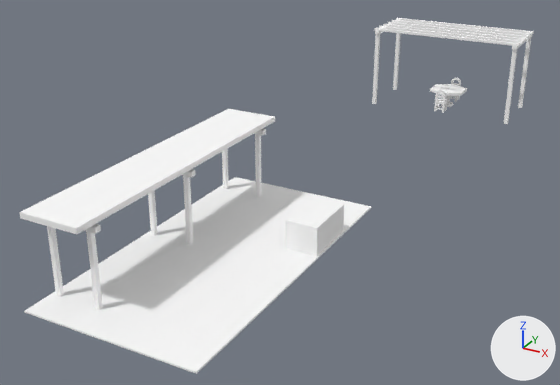
What one commit did to the OBJ model Games/GuruttoWorld/Assets/Models/StreetJourney/Baked/Block-1-4.obj.
Before and after are seen from a 50 mm camera at (7.7, 21.5, 11.2) aimed at (-4.0, 42.9, 0.5). The axes (+X, +Y, +Z) are drawn at lower right. The lights are the same throughout. The older version comes first. Where no turn or scale is listed for an object, it has been applied to the vertices. Vertices at exactly the same position are counted once.

Names of what the first picture shows: 'Block-1-4'.
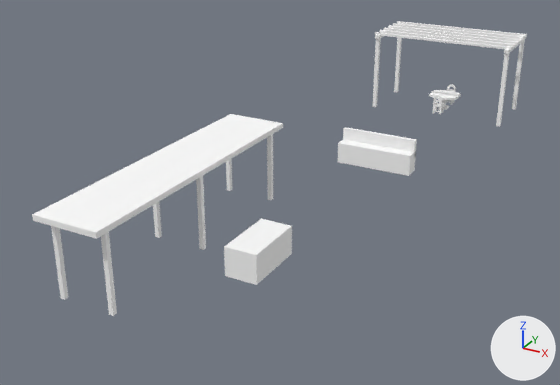
What differs and where, as boxes (x1, y1, x2, y2) in the pictures (560 x 385 px; the box of a moved part takes in the faces that stretch with it):
'Block-1-4', reshaped (17% shorter)
    before: (19, 18, 534, 374)
    after: (32, 21, 527, 316)
part 1 of me_block_1_4, added
    after: (32, 114, 283, 239)
part 2 of me_block_1_4, moved or reshaped
    before: (86, 231, 103, 310)
    after: (101, 232, 117, 316)
part 3 of me_block_1_4, moved or reshaped
    before: (183, 176, 193, 245)
    after: (196, 176, 206, 250)
part 4 of me_block_1_4, moved or reshaped
    before: (255, 134, 262, 197)
    after: (267, 134, 273, 200)
part 5 of me_block_1_4, moved or reshaped
    before: (286, 198, 344, 256)
    after: (224, 218, 292, 285)
part 6 of me_block_1_4, added
    after: (338, 140, 416, 176)
part 7 of me_block_1_4, added
    after: (343, 127, 417, 157)
part 8 of me_block_1_4, moved or reshaped
    before: (393, 33, 401, 90)
    after: (372, 38, 381, 107)
part 9 of me_block_1_4, moved or reshaped
    before: (518, 38, 531, 108)
    after: (394, 37, 402, 92)
part 10 of me_block_1_4, moved or reshaped
    before: (375, 31, 383, 34)
    after: (375, 35, 384, 39)
part 11 of me_block_1_4, added
    after: (496, 53, 509, 127)
part 12 of me_block_1_4, added
    after: (512, 40, 525, 109)
part 13 of me_block_1_4, moved or reshaped
    before: (512, 34, 532, 50)
    after: (504, 37, 526, 54)
part 14 of me_block_1_4, added
    after: (375, 32, 512, 50)
part 15 of me_block_1_4, added
    after: (397, 21, 527, 37)
part 16 of me_block_1_4, deleted
    before: (450, 78, 461, 102)
part 17 of me_block_1_4, deleted
    before: (392, 20, 531, 36)
part 18 of me_block_1_4, deleted
    before: (396, 18, 534, 34)
part 19 of me_block_1_4, moved or reshaped
    before: (372, 26, 523, 124)
    after: (379, 30, 515, 115)
part 20 of me_block_1_4, cut back
    before: (19, 109, 372, 374)
    after: (51, 159, 232, 300)

Diff of the bpy script that builds the scene:
```diff
--- a/Games/GuruttoWorld/Assets/Models/StreetJourney/Baked/Block-1-4.obj.py
+++ b/Games/GuruttoWorld/Assets/Models/StreetJourney/Baked/Block-1-4.obj.py
@@ me_block_1_4 @@
 # used by ob_block_1_4; location = (0.0, 0.0, 0.0)
-me_block_1_4.from_pydata(...)  # 526 vertices, 842 faces; spans x -5.9..1.1, y 33.0..56.4, z 0.6..4.0
+me_block_1_4.from_pydata(...)  # 510 vertices, 830 faces; spans x -5.7..0.9, y 33.5..56.0, z 0.6..3.9
+# me_block_1_4 part 1: a new loose piece, a box spanning x -5.7..-3.7, y 33.5..42.5, z 2.97..3.13, in mat_white (white #ffffff)
+# me_block_1_4 part 2: the loose piece of 8 vertices spanning x -4.4..-4.3, y 33.9..34.1, z 0.6..3.1 is moved by (0.5, 0.0, -0.1)
+# me_block_1_4 part 3: the loose piece of 8 vertices spanning x -4.4..-4.3, y 37.9..38.1, z 0.6..3.1 is moved by (0.5, 0.0, -0.1)
+# me_block_1_4 part 4: the loose piece of 8 vertices spanning x -4.4..-4.3, y 41.9..42.1, z 0.6..3.1 is moved by (0.5, 0.0, -0.1)
+# me_block_1_4 part 5: the loose piece of 8 vertices spanning x -1.8..-0.8, y 39.1..40.9, z 0.6..1.5 is moved by (-0.8, -2.0, -0.1)
+# me_block_1_4 part 6: a new loose piece, a box spanning x -3.4..-0.6, y 46.2..46.8, z 0.56..1.32, in mat_white (white #ffffff)
+# me_block_1_4 part 7: a new loose piece, a box spanning x -3.4..-0.6, y 46.64..46.8, z 1.1..1.75, in mat_white (white #ffffff)
+# me_block_1_4 part 8: the loose piece of 8 vertices spanning x -5.1..-4.9, y 56.2..56.3, z 0.6..3.9 is moved by (0.2, -3.1, -0.1)
+# me_block_1_4 part 9: the loose piece of 8 vertices spanning x 0.9..1.1, y 56.2..56.3, z 0.6..3.9 is moved by (-5.8, -0.4, -0.1)
+# me_block_1_4 part 10: the loose piece of 8 vertices spanning x -5.1..-4.9, y 53.5..56.4, z 3.8..3.9 is moved by (0.2, -0.4, -0.1)
+# me_block_1_4 part 11: a new loose piece, a box spanning x 0.72..0.88, y 53.12..53.28, z 0.59..3.71, in mat_white (white #ffffff)
+# me_block_1_4 part 12: a new loose piece, a box spanning x 0.72..0.88, y 55.82..55.98, z 0.59..3.71, in mat_white (white #ffffff)
+# me_block_1_4 part 13: the loose piece of 8 vertices spanning x 0.9..1.1, y 53.5..56.4, z 3.8..3.9 is moved by (-0.2, -0.4, -0.1)
+# me_block_1_4 part 14: a new loose piece, a box spanning x -4.95..0.95, y 53.13..53.26, z 3.85..3.95, in mat_white (white #ffffff)
+# me_block_1_4 part 15: a new loose piece, a box spanning x -4.95..0.95, y 55.83..55.97, z 3.85..3.95, in mat_white (white #ffffff)
+# me_block_1_4 part 16: the loose piece of 130 vertices spanning x -2.2..-1.8, y 55.7..56.2, z 0.6..1.6 is deleted
+# me_block_1_4 part 17: the loose piece of 8 vertices spanning x -5.2..1.1, y 55.7..55.8, z 3.9..4.0 is deleted
+# me_block_1_4 part 18: the loose piece of 8 vertices spanning x -5.2..1.1, y 56.2..56.3, z 3.9..4.0 is deleted
+# me_block_1_4 part 19: 3 vertices moved within x -4.9..0.9, y 53.7..53.8, z 0.7..3.9; 176 vertices removed from x -5.2..1.1, y 53.6..55.8, z 0.6..4.0; 282 vertices added at x -4.9..0.9, y 53.5..55.5, z 0.6..3.9
+# me_block_1_4 part 20: 58 vertices removed from x -5.9..-0.7, y 33.0..43.0, z 0.6..3.2; 18 vertices added at x -5.6..-5.4, y 33.9..42.1, z 0.6..3.0
+# other edits to the shape of me_block_1_4 do not show in these pictures
 me_block_1_4.materials.append(mat_white)
```
